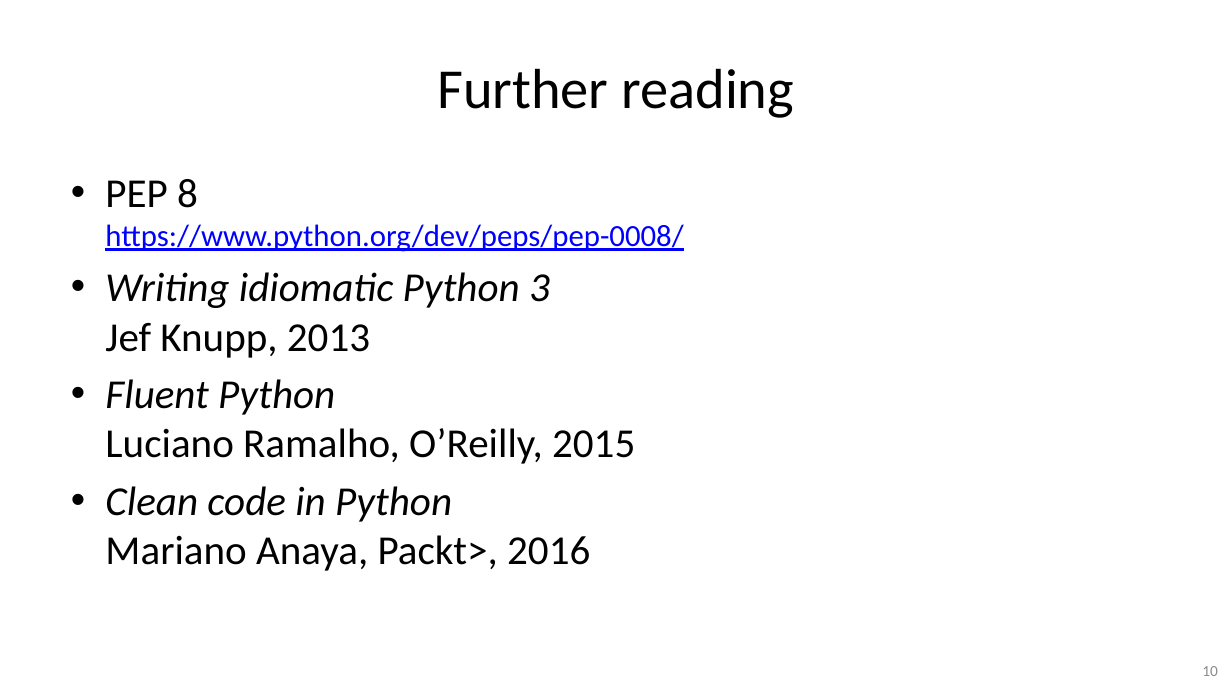
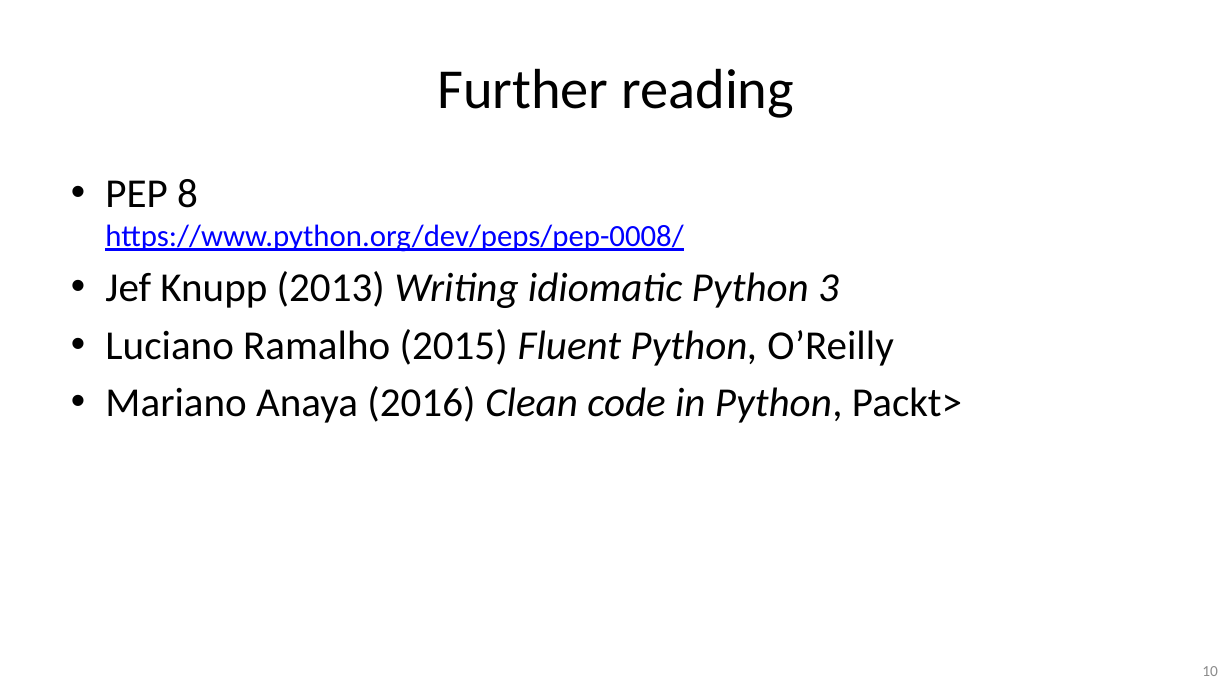
Before and after one commit to gjbex/Python-software-engineering, a slide deck: slide 10 of python_software_engineering.pptx. Drawn at 1232x693 pixels with LibreOffice and Linux fonts; fonts in the diff are those of the drawing. Boxes give left, top, right and bottom in pixels: in the first picture for what was removed or moved away, otherwise in the second. Text is boxed around its words. In the diff, an @@ line names an element or a change of style, - is before the commit and + after.

```diff
--- a/python_software_engineering.pptx
+++ b/python_software_engineering.pptx
@@ text at box(105, 271, 962, 423): text changed @@
-• Writing idiomatic Python 3
-  Jef Knupp, 2013
-• Fluent Python
-  Luciano Ramalho, O’Reilly, 2015
-• Clean code in Python
-  Mariano Anaya, Packt>, 2016
+• Jef Knupp (2013) Writing idiomatic Python 3
+• Luciano Ramalho (2015) Fluent Python, O’Reilly
+• Mariano Anaya (2016) Clean code in Python, Packt>
```
Also in this commit, not shown: 2 other slides changed.
